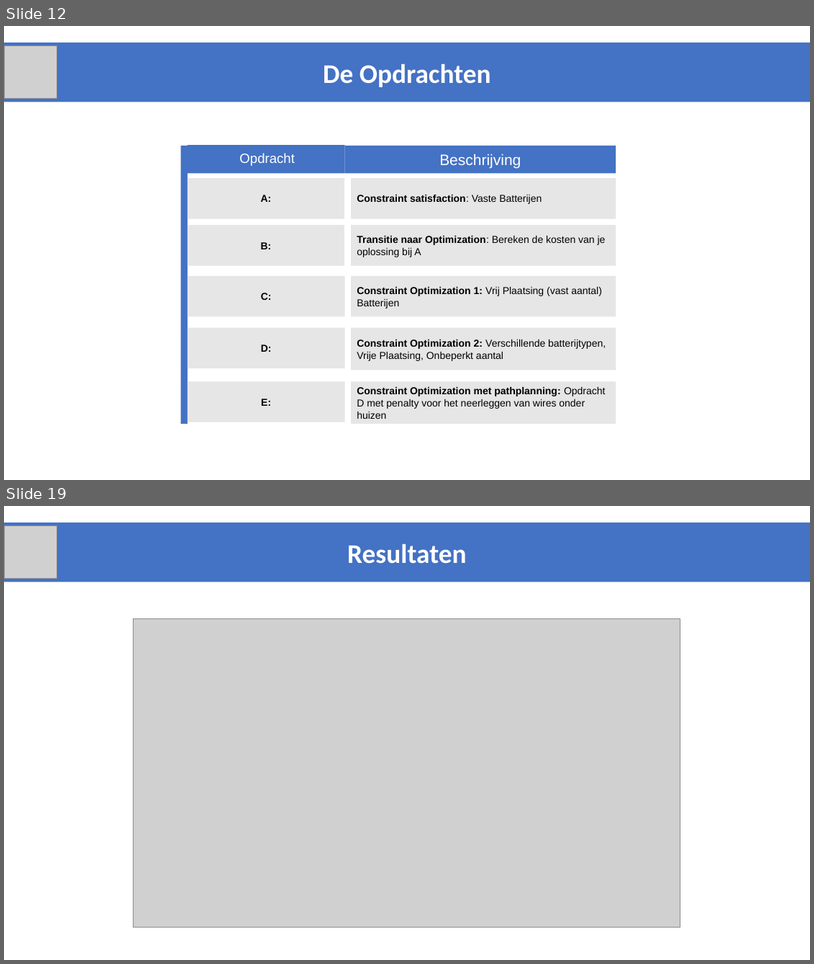
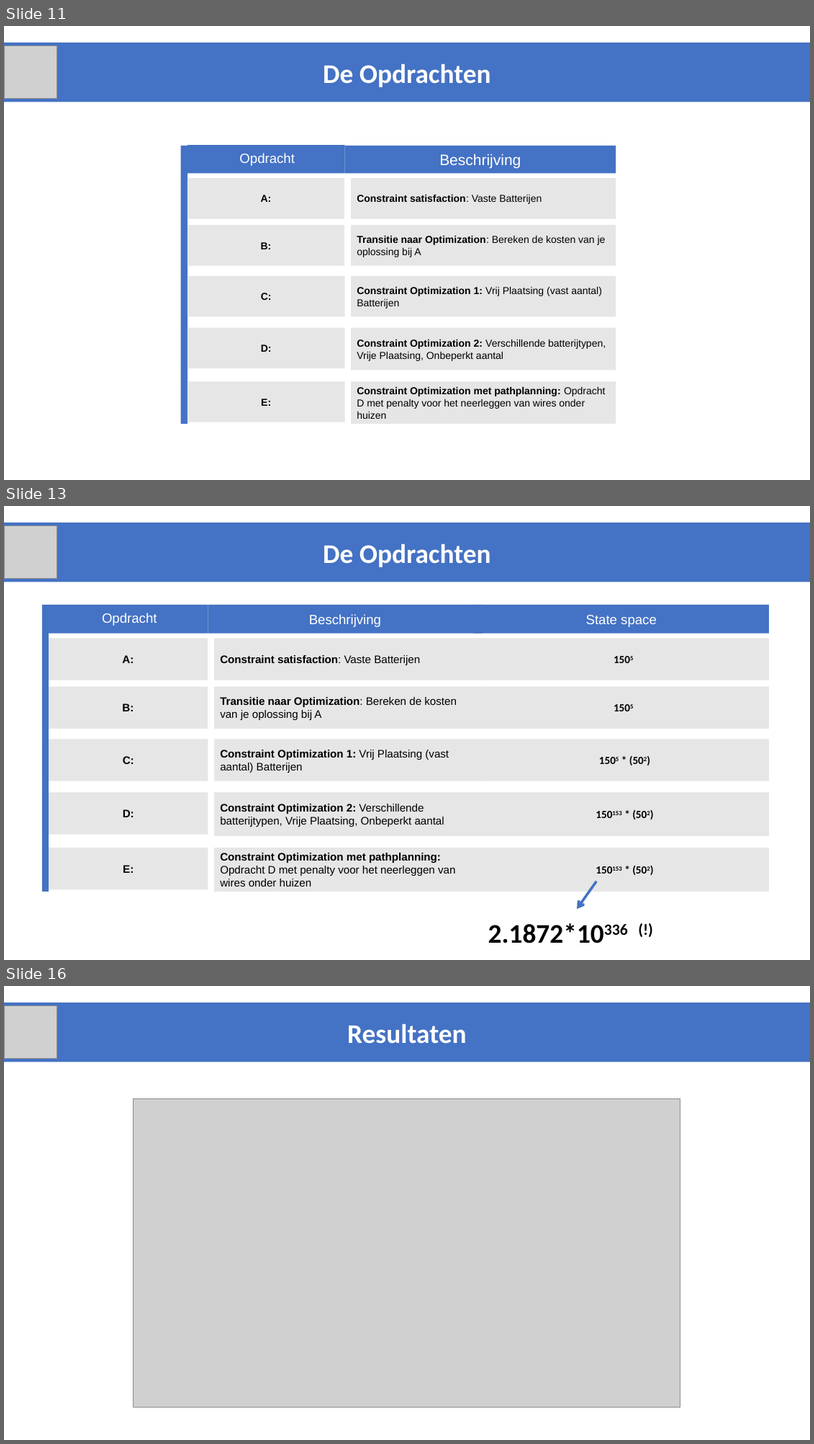
Before and after one commit to JappaB/Advanced-Heuristics, a slide deck: resultaten/Resultaten na goede Hillclimber/Smartgrids_2017_advancedHeuristics_VerdeniusBakker/Final Presentation.pptx. Shown one above the other, each under a label of ours: slides 12 and 19 before the commit, slides 11, 13 and 16 after it; the slides between them are not shown. The pictures are 814x964 and 814x1444 pixels, drawn with LibreOffice and Linux fonts; fonts in the diff are those of the drawing; grey boxes stand for pictures. Boxes give left, top, right and bottom in pixels: in the first picture for what was removed or moved away, otherwise in the second. Text is boxed around its words. In the diff, an @@ line names an element or a change of style, - is before the commit and + after.

```diff
--- a/resultaten/Resultaten na goede Hillclimber/Smartgrids_2017_advancedHeuristics_VerdeniusBakker/Final Presentation.pptx
+++ b/resultaten/Resultaten na goede Hillclimber/Smartgrids_2017_advancedHeuristics_VerdeniusBakker/Final Presentation.pptx
@@ slide 13 added at (x1=4, y1=506, x2=810, y2=960), background #FFFFFF @@
@@ rectangle added at (x1=4, y1=523, x2=810, y2=582), fill #4472C4, 32 pt, text #FFFFFF, bold @@
+De Opdrachten
@@ picture added at (x1=4, y1=526, x2=57, y2=579) @@
@@ group added at (x1=42, y1=605, x2=770, y2=891): 19 rectangles @@
+Constraint Optimization 1: Vrij Plaatsing (vast aantal) Batterijen
+Opdracht
+Beschrijving
+Constraint satisfaction: Vaste Batterijen
+A:
+C:
+D:
+Constraint Optimization 2: Verschillende batterijtypen, Vrije Plaatsing, Onbeperkt aantal
+E:
+Constraint Optimization met pathplanning: Opdracht D met penalty voor het neerleggen van wires onder huizen
+Transitie naar Optimization: Bereken de kosten van je oplossing bij A
+B:
+1505 * (502)
+State space
+1505
+150153 * (502)
+150153 * (502)
+1505
@@ arrow added from (597, 881) to (578, 909), #4472C4 3 pt @@
@@ text added at (x1=489, y1=923, x2=604, y2=943), 32 pt, text #000000, bold @@
+2.1872*10336 (!)
@@ what was slide 12 is now slide 11 @@
@@ what was slide 19 is now slide 16 @@
```
Also in this commit, not shown: 7 slides changed, 5 other slides added, 5 slides removed, 23 other files.
